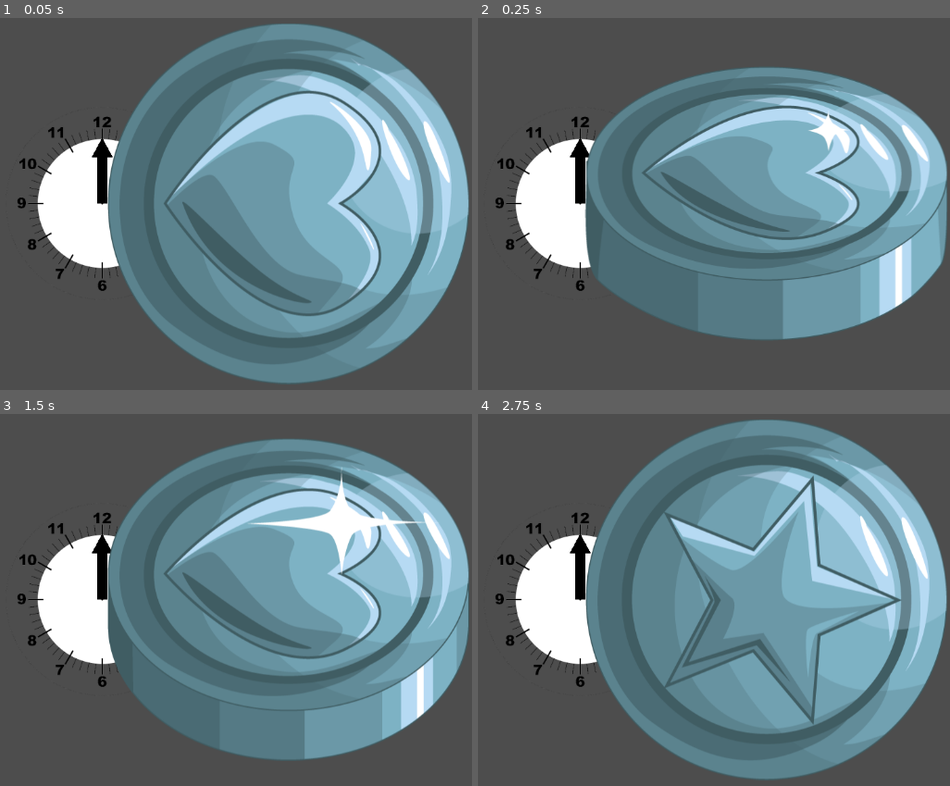
Above: before the commit, frames 1-4 (two rows, left to right).
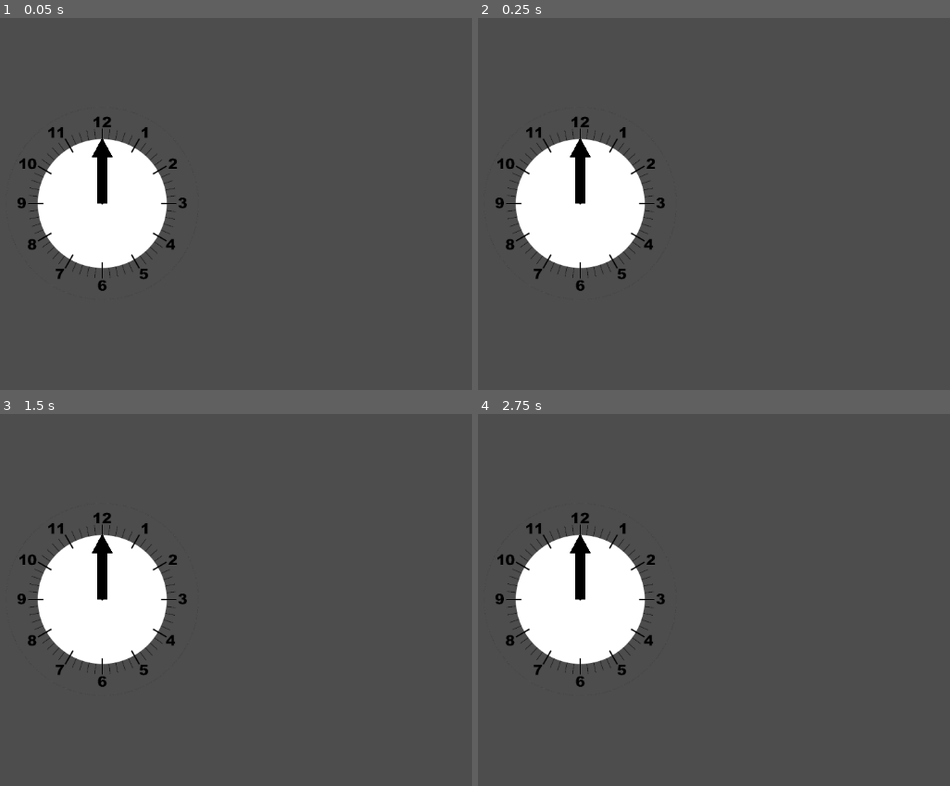
Above: after the commit, the same moments.

Repository: jaoc1811/card-game-jam
Game: Godot game, scene res://scenes/cr.tscn
Two runs of this game, one before a commit and one after it. Both use one fixed random seed, a clock stepped at 60 frames per second and the inputs below. This scene is started directly instead of the project's main scene.
Inputs (mouse positions are in pixels of both pictures, inside the frame that each line leads up to):
- Up to frame 1 (0.05 s): no input
- Up to frame 2 (0.25 s): no input
- Up to frame 3 (1.5 s): move the mouse to (264, 577) at 0.52 s; tap F at 0.6, 1.35 s; move the mouse to (outside the picture) at 1.27 s
- Up to frame 4 (2.75 s): move the mouse to (652, 507) at 2.02 s; tap F at 2.1 s

The runs differ from the first frame. In frame 1, 53% of the frame differs, in the area x 22-100%, y 1-99%; in frame 2, 44%; in frame 3, 50%; in frame 4, 54%.

Commit message:
fix: feeling lucky animations and start game

Diff:
--- a/scripts/feeling_lucky.gd
+++ b/scripts/feeling_lucky.gd
@@ -1,9 +1,5 @@
 class_name feeling_lucky
 extends Card
-
-# TODO: Move to gamemanager
-@onready var win: AnimatedSprite2D = $"../CoinFlip/Win"
-@onready var lose: AnimatedSprite2D = $"../CoinFlip/Lose"
 
 func play(player_position: int):
 	var heads = 1
@@ -13,27 +9,13 @@
 	var points = hour_value * gambling_hours_amount
 	var punishment_multiplier = -1
 
-	# TODO: Move to gamemanager
 	if coin_value == heads:
-		win.show()
-		win.play()
-		var duration = win.sprite_frames.get_frame_count("CoinFlipWin")/win.sprite_frames.get_animation_speed("CoinFlipWin")
-		print(duration)
-		await get_tree().create_timer(duration + 1,5).timeout
-		win.hide()
+		await GameManager.coin_heads_animation()
 	else:
-		lose.show()
-		lose.play()
-		var duration = win.sprite_frames.get_frame_count("CoinFlipLose")/win.sprite_frames.get_animation_speed("CoinFlipLose")
-		print(duration)
-		await get_tree().create_timer(duration + 1,5).timeout
-		win.hide()
+		await GameManager.coin_tails_animation()
+
 	return {
 		player_position: {
-			"round_points" =  points if heads == coin_value else (points * punishment_multiplier)
+			"round_points" = points if heads == coin_value else (points * punishment_multiplier)
 		}
 	}
-
-func _ready() -> void:
-	await play(0)
-	print("Done")
--- a/scripts/game_manager.gd
+++ b/scripts/game_manager.gd
@@ -5,7 +5,7 @@
 @export var players: Array[Node]
 var player_detail = []  # Array of dicts with ref to player and card played this round
 var current_player: int = 0  # NUMERO QUE REPRESENTA EL JUGADOR (ES EL INDICE CORRESPONDIENTE EN EL ARREGLO PLAYERS)
-var can_play: bool = false
+#var can_play: bool = false
 
 # Gameloop
 var ready_to_start_game: bool = false
@@ -24,7 +24,6 @@
 # Win conditions
 @export var target_points = 720
 var win = false
-@onready var win_screen: Label = $"Win screen"
 
 # Deck
 @export var deck_type = {}  # Dict with ref to card type and amount of cards per type
@@ -77,6 +76,7 @@
 	deck_node = get_tree().get_first_node_in_group("deck")
 	start_turn_position = get_tree().get_first_node_in_group("start_turn_position")
 	end_turn_position = get_tree().get_first_node_in_group("end_turn_position")
+	player_detail = []
 
 	for i in len(players)-num_of_players:
 		var player = players.pop_back()
@@ -97,6 +97,9 @@
 	# Create & shuffle deck
 	create_deck()
 	game_started = true
+	win = false
+	current_player = 0
+	new_turn = true
 	self.get_node("InfoCard").show()
 
 
@@ -190,12 +193,17 @@
 			winners.append("Player " + str(player_position + 1))
 	if len(winners) > 0:
 		win = true
+		self.get_node("InfoCard").hide()
 		for player in len(players):
 			turn_off_playable_area(player)
-		win_screen.text = "Winners:\n" if len(winners) > 1 else "Winner:\n"
-		win_screen.text += ", ".join(winners)
-		win_screen.show()
-		# TODO: show back to menu button that reloads scene
+			if is_instance_valid(player_detail[player]["card_played"]):
+				player_detail[player]["card_played"].queue_free()
+		var win_screen = get_tree().get_first_node_in_group("win_screen")
+		var win_text = "Winners:\n" if len(winners) > 1 else "Winner:\n"
+		win_text += ", ".join(winners)
+		win_screen.get_node("Win text").text = win_text
+		for children in win_screen.get_children():
+			children.show()
 
 
 func end_round():
@@ -210,7 +218,7 @@
 		card_played = player_detail[player_position]["card_played"]
 		card_played.get_node("Card back").hide()
 		card_played.get_node("Card front").show()
-		points = card_played.play(player_position)
+		points = await card_played.play(player_position)
 		add_points(points)
 		await get_tree().create_timer(2).timeout
 		# Send card to discard pile
@@ -299,15 +307,37 @@
 	next_player()
 	start_round()
 
+
 func move_info_card_up(hovering_card_type) -> void:
 	var info_card_sprite = info_card.get_node("Sprite")
 	info_card_sprite.texture = card_type_sprites[hovering_card_type]
 	var tween = get_tree().create_tween()
 	tween.tween_property(info_card, "position", Vector2(info_card.position.x, 20), 0.1).set_ease(Tween.EASE_OUT)
 
+
 func move_info_card_down() -> void:
 	var tween = get_tree().create_tween()
 	tween.tween_property(info_card, "position", Vector2(info_card.position.x, 110), 0.1).set_ease(Tween.EASE_OUT)
+
+
+func coin_heads_animation():
+	var coin_flip_win: AnimatedSprite2D = get_tree().get_first_node_in_group("coin_flip_win")
+	coin_flip_win.show()
+	coin_flip_win.play()
+	var duration = coin_flip_win.sprite_frames.get_frame_count("CoinFlipWin")/coin_flip_win.sprite_frames.get_animation_speed("CoinFlipWin")
+	await get_tree().create_timer(duration + 1,5).timeout
+	coin_flip_win.hide()
+
+
+func coin_tails_animation():
+	var coin_flip_lose: AnimatedSprite2D = get_tree().get_first_node_in_group("coin_flip_lose")
+	coin_flip_lose.show()
+	coin_flip_lose.play()
+	var duration = coin_flip_lose.sprite_frames.get_frame_count("CoinFlipLose")/coin_flip_lose.sprite_frames.get_animation_speed("CoinFlipLose")
+	print(duration)
+	await get_tree().create_timer(duration + 1,5).timeout
+	coin_flip_lose.hide()
+
 
 func _process(delta: float) -> void:
 	if ready_to_start_game:
@@ -352,26 +382,3 @@
 		move_info_card_up(hovering_card.type)
 	else:
 		move_info_card_down()
-
-
-# TEST
-#var run_once = true
-#func _process(delta: float) -> void:
-	#if run_once:
-		#run_once = false
-		#print("Initial deck: ", deck)
-		#var round = 0
-		#while win == false:
-			#for player_position in len(players):
-				#await start_turn(player_position)
-				#await get_tree().create_timer(1.5).timeout
-				#await end_turn(player_position, 0)
-				#await get_tree().create_timer(1.5).timeout
-				#print("Played cards this round: ", played_cards)
-			#await end_round()
-			#print("Discarded cards this round: ", discard_pile)
-			#print("Deck before end round: ", deck)
-			#print("END ROUND ", round)
-			#round += 1
-			#await get_tree().create_timer(2).timeout
-		#print()
--- a/scripts/player_selection.gd
+++ b/scripts/player_selection.gd
@@ -1,4 +1,4 @@
-extends Control
+extends Node
 
 func _on_2_players_pressed() -> void:
 	GameManager.num_of_players = 2
